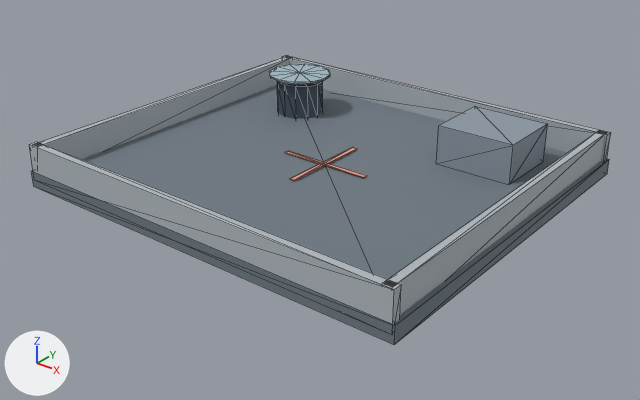
What one commit did to the glTF model arte/modelos/turno-cero/escenario_rooftop.glb.
One viewpoint serves both versions: a 50 mm camera at (10.52, -13.31, 7.75) aimed at (0.2, -0.4, -0.25). The axes (+X, +Y, +Z) are drawn at lower left. The lights are the same throughout. The older version comes first. Mesh edges are drawn as thin lines. Vertices at exactly the same position are counted once.
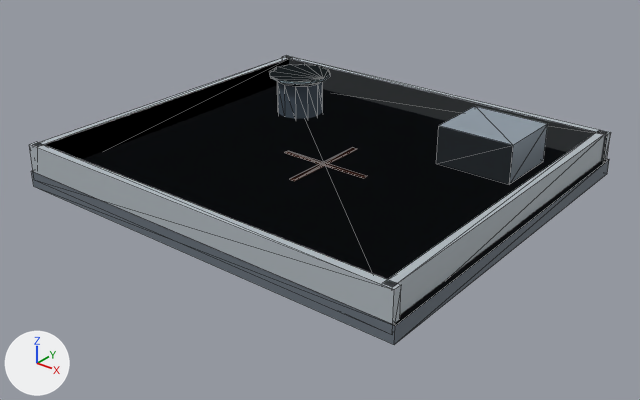
Edits to the bpy script that builds the scene:
```text
Change me_mesh_0:
    used by ob_mesh_0; location = (0.0, 0.0, 0.0)
    remove me_mesh_0.from_pydata(...)  # 116 vertices, 192 faces; spans x -4.5..4.5, y -4.0..4.0, z 0.0..1.29
    add me_mesh_0.from_pydata(...)  # 112 vertices, 184 faces; spans x -4.5..4.5, y -4.0..4.0, z 0.0..1.29
    me_mesh_0 part 1
    3 vertices are removed from x -2.5, y 2.2, z 1.12..1.29
    36 faces are deleted
    30 new faces join them
    me_mesh_0 part 2: 30 kept faces spanning x -4.5..4.5, y -4.0..4.0, z 0.0..0.38 get new vertex colours; the middle colour goes from grey #727d86 to grey #69727c
    other edits to the shape of me_mesh_0 do not show in these pictures
```

Pixel boxes [x1, y1, x2, y2] of what changed, in the pictures (640 x 400 px; the box of a moved part takes in the faces that stretch with it):
part 1 of me_mesh_0, moved or reshaped
    both: [270, 64, 330, 87]
part 2 of me_mesh_0, recoloured (darker)
    both: [31, 85, 609, 329]
